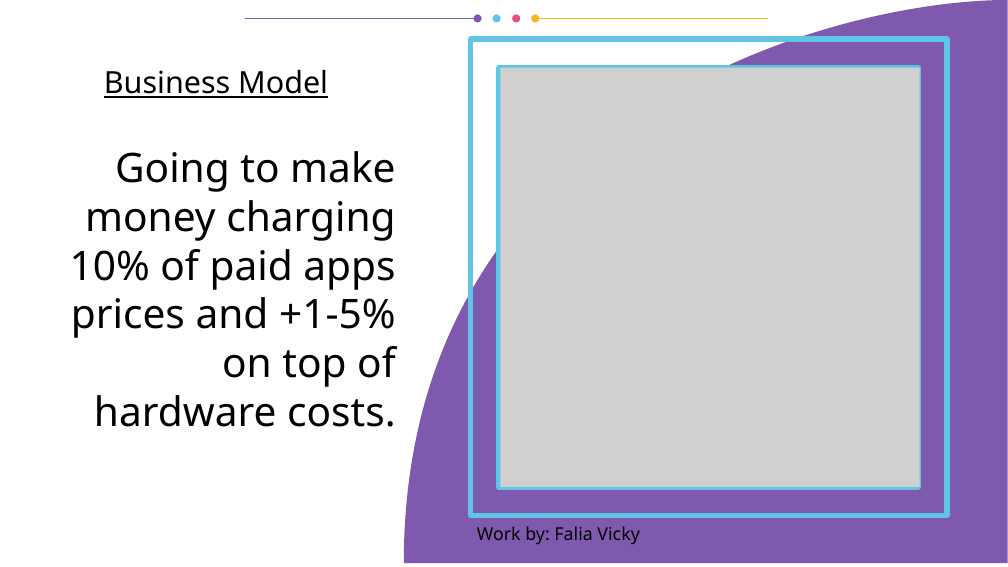
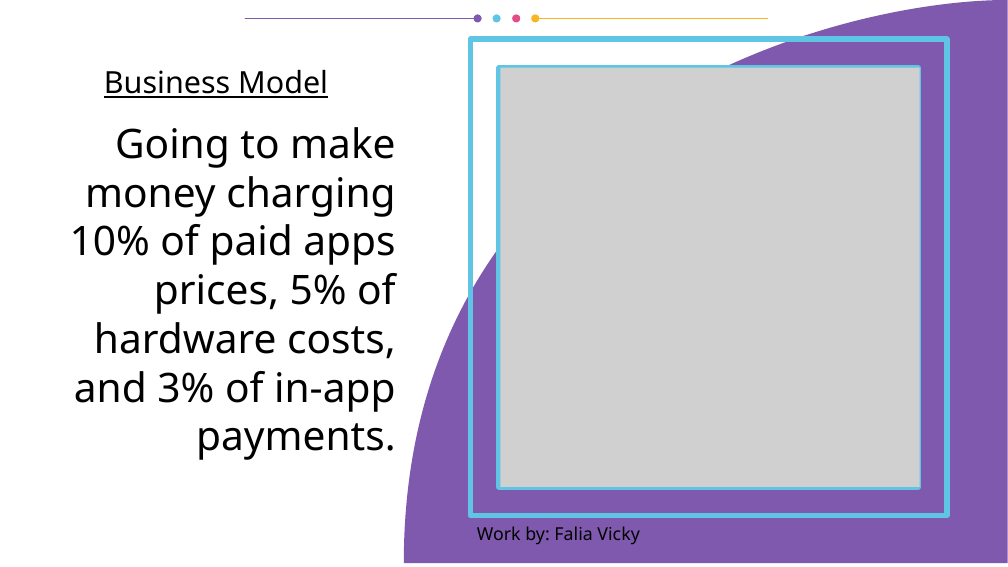
Before and after one commit to vporton/icp-package-manager, a slide deck: slide 6 of docs/shortest-pitchdeck.odp. Drawn at 1008x567 pixels with LibreOffice and Linux fonts; fonts in the diff are those of the drawing; grey boxes stand for pictures. Boxes give left, top, right and bottom in pixels: in the first picture for what was removed or moved away, otherwise in the second. Text is boxed around its words. In the diff, an @@ line names an element or a change of style, - is before the commit and + after.

```diff
--- a/docs/shortest-pitchdeck.odp
+++ b/docs/shortest-pitchdeck.odp
@@ title at <box>70,127,396,460</box>: text changed @@
-Going to make money charging 10% of paid apps prices and +1-5% on top of hardware costs.
+Going to make money charging 10% of paid apps prices, 5% of hardware costs, and 3% of in-app payments.
```
Also in this commit, not shown: 2 other slides changed, 7 other files.
